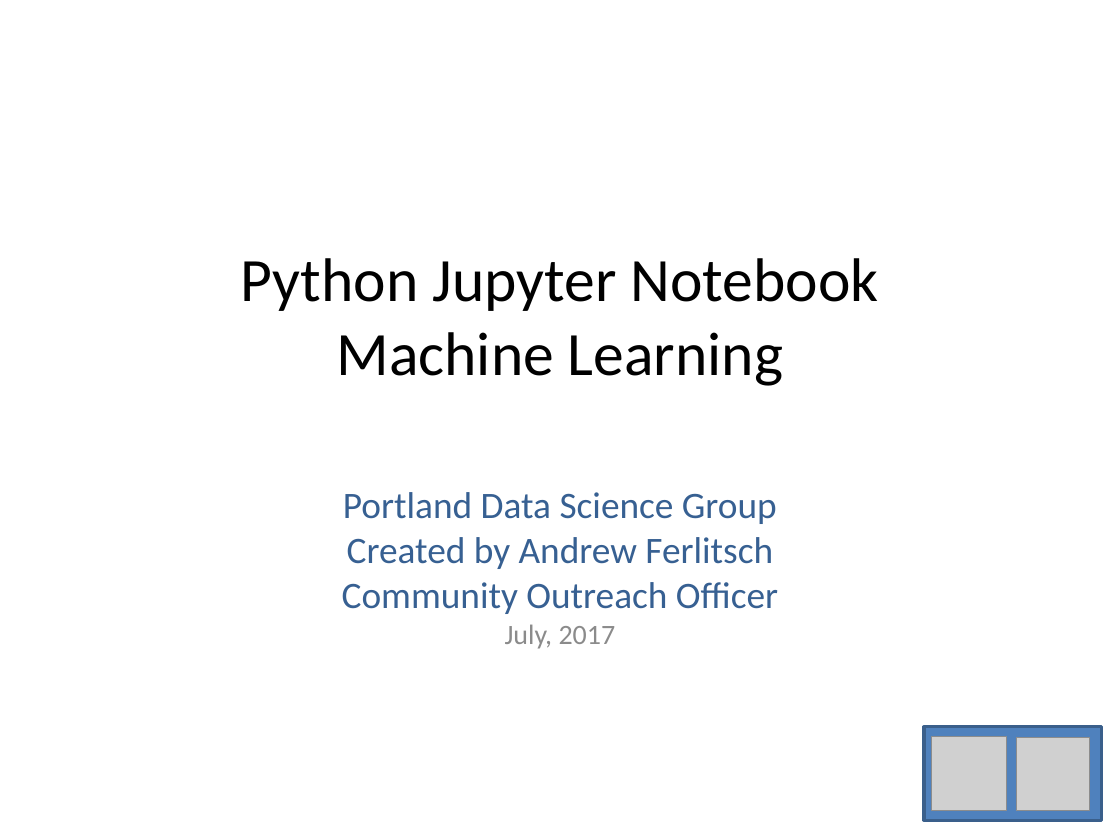
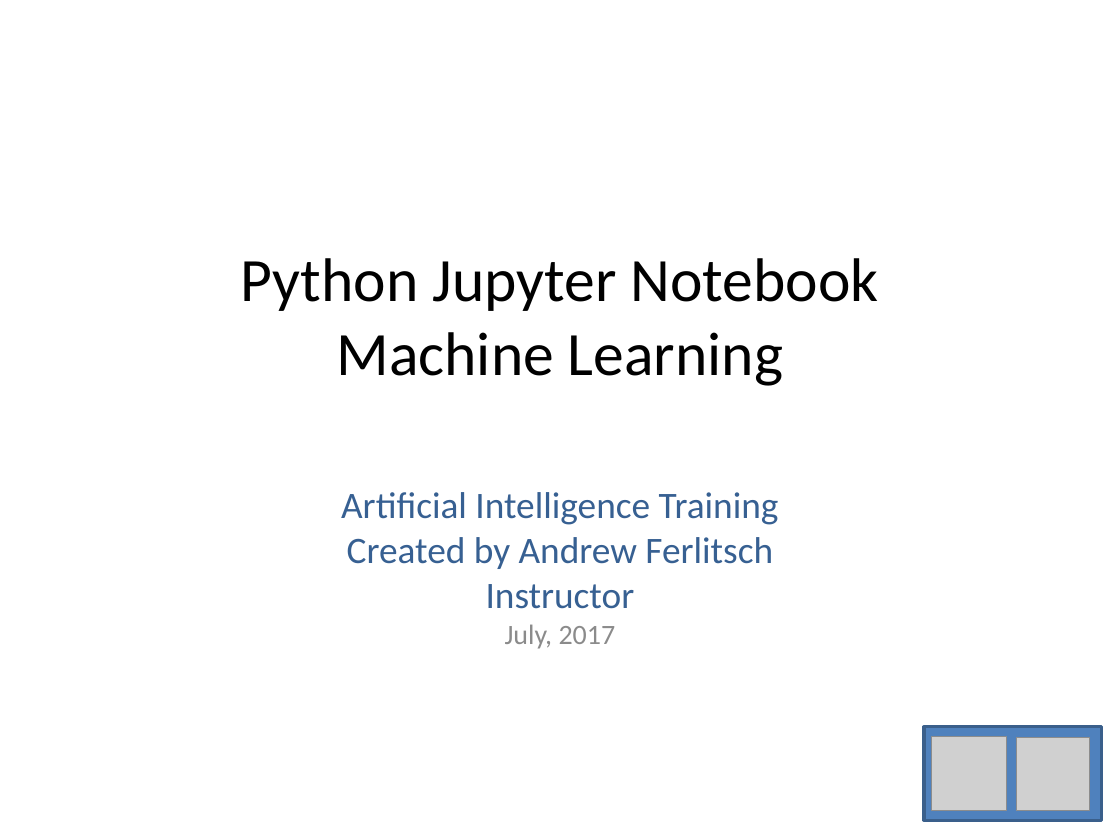
Before and after one commit to andrewferlitsch/Portland-Data-Science-Group, a slide deck: slide 1 of Presentations/Python - Jupyter.pptx. Drawn at 1120x840 pixels with LibreOffice and Linux fonts; fonts in the diff are those of the drawing; grey boxes stand for pictures. Boxes give left, top, right and bottom in pixels: in the first picture for what was removed or moved away, otherwise in the second. Text is boxed around its words. In the diff, an @@ line names an element or a change of style, - is before the commit and + after.

Commit message:
update for jupyter

```diff
--- a/Presentations/Python - Jupyter.pptx
+++ b/Presentations/Python - Jupyter.pptx
@@ subtitle at (x1=341, y1=492, x2=779, y2=649): text changed @@
-Portland Data Science Group
-Created by Andrew Ferlitsch
-Community Outreach Officer
-July, 2017
+Artificial Intelligence Training
+Created by Andrew Ferlitsch
+Instructor
+July, 2017
```
Also in this commit, not shown: 3 slides added.
